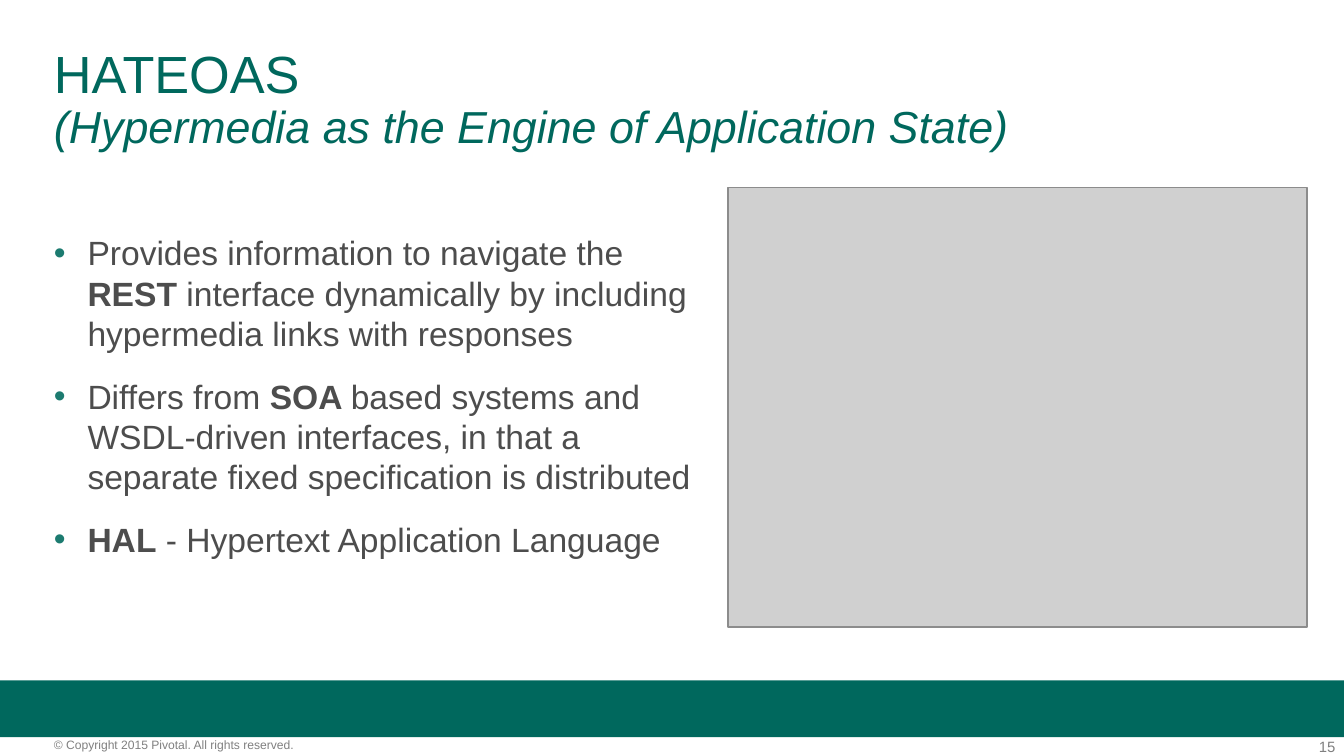
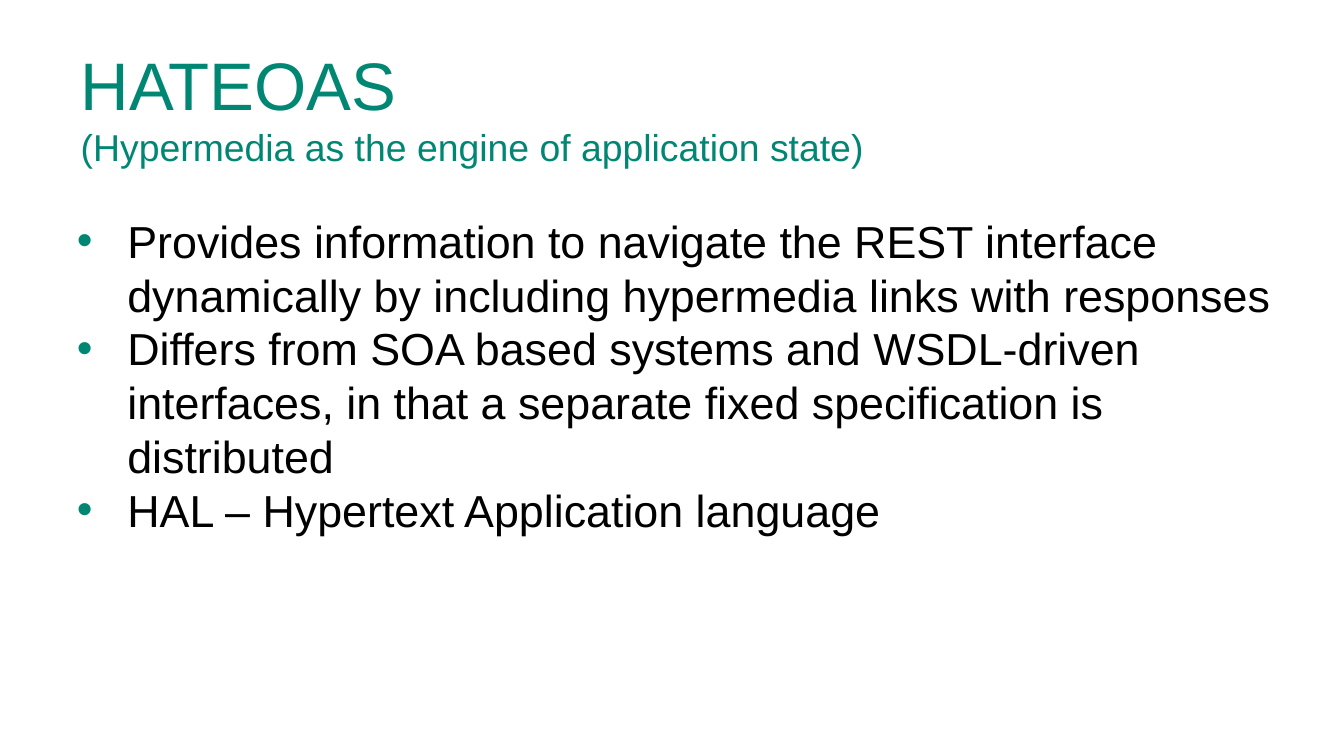
Before and after one commit to phopper-pivotal/PCF-Workshop-Carfax, a slide deck: slide 15 of presentations/5-Spring_Data_REST.pptx. Drawn at 1344x756 pixels with LibreOffice and Linux fonts; fonts in the diff are those of the drawing; grey boxes stand for pictures; background and template pictures are left out. Boxes give left, top, right and bottom in pixels: in the first picture for what was removed or moved away, otherwise in the second. Text is boxed around its words. In the diff, an @@ line names an element or a change of style, - is before the commit and + after.

```diff
--- a/presentations/5-Spring_Data_REST.pptx
+++ b/presentations/5-Spring_Data_REST.pptx
@@ title at [81, 63, 863, 169]: text changed; size 24 to 20 pt; text colour #00685D to #008774; italic off @@
-HATEOAS
-(Hypermedia as the Engine of Application State)
+HATEOAS
+(Hypermedia as the engine of application state)
@@ text "Provides information to navigate the ...": place and size @@
-text "Provides information to navigate the ..." at [88, 240, 690, 558]
+text "Provides information to navigate the ..." at [127, 225, 1270, 536]
@@ picture removed at [728, 188, 1308, 628] @@
@@ text at [127, 225, 1270, 474]: size 18 to 24 pt, text colour #4D4D4D to #000000 in "Provides information to navigate the REST interface ...", "Differs from SOA based systems and WSDL-driven ..."; bold off in "REST", "SOA"; indent changed; less space between paragraphs; bullet colour #1C7B70 to #008774 @@
@@ text at [127, 494, 880, 536]: text changed; size 18 to 24 pt; text colour #4D4D4D to #000000 @@
-• HAL - Hypertext Application Language
+• HAL – Hypertext Application language
@@ rectangle removed at [0, 680, 1344, 737] @@
@@ text removed at [66, 740, 293, 752] @@
-© Copyright 2015 Pivotal. All rights reserved.
@@ page number removed at [1319, 742, 1336, 752] @@
-15
```
Also in this commit, not shown: 9 other slides changed, 6 slides added, 8 slides removed, 3 other files.
